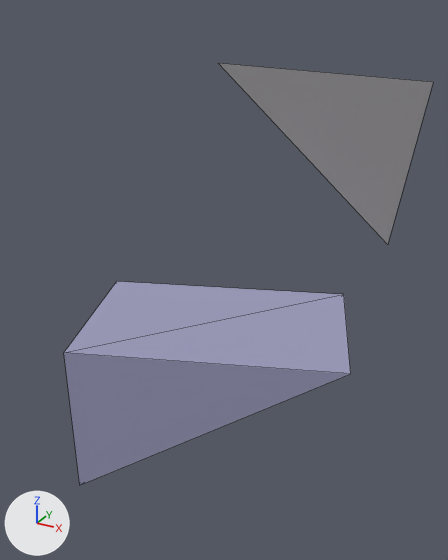
The glTF model assets/tiles/11-SW-17B/lod.glb: old version first, new version second.
The view is the same before and after, from a 50 mm camera at (322.38, -1812.66, 223.87) aimed at (316.72, -1802.37, 218.72). Every picture has the same lights, and +X, +Y and +Z are marked at lower left. The picture after the commit comes second. Mesh edges are drawn as thin lines. Where no turn or scale is listed for an object, it has been applied to the vertices.

The older version as bpy lines, for what is in view:
```python
me_buildings = bpy.data.meshes.new('buildings')
me_buildings.from_pydata(...)  # 8 vertices, 7 faces; spans x -3.95..3.95, y -2.49..3.46, z -4.51..4.51
me_buildings.materials.append(mat_defaultmaterial)
# before: 0 (-2.68, -1.91, -4.51) at pixel (79, 485), 1 (2.63, 0.1, -1.1) at pixel (350, 373), 2 (-2.68, -1.91, -1.1) at pixel (63, 352), 3 (1.35, 3.46, -1.1) at pixel (343, 294), 4 (-3.95, 1.44, -1.1) at pixel (116, 281)
ob_buildings = bpy.data.objects.new('buildings', me_buildings)
ob_buildings.location = (316.99, -1802.77, 218.61)
```
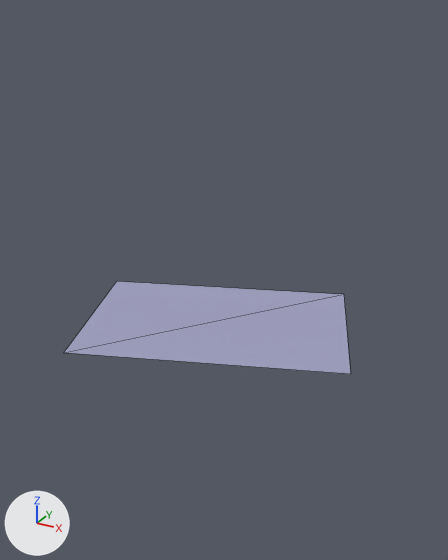
Changed parts and their boxes [x1, y1, x2, y2] in the pictures (448 x 560 px):
'buildings', reshaped (22% narrower, 78% shorter)
    before: [64, 63, 433, 485]
    after: [64, 281, 351, 374]
part 1 of me_buildings, deleted
    before: [219, 63, 433, 244]
part 2 of me_buildings, cut back (blue)
    before: [64, 353, 349, 485]

What the commit changed:
me_buildings is used by ob_buildings; location (316.99, -1802.77, 218.61).
Verts and faces of me_buildings; kept vertices keep their numbers, new ones are numbered from 8.
me_buildings had 8 vertices, 7 faces and spanned x -3.95..3.95, y -2.49..3.46, z -4.51..4.51.
me_buildings now has 4 vertices, 2 faces and spans x -3.95..2.63, y -1.91..3.46, z -1.1.
me_buildings part 1: the loose piece of 3 vertices spanning x 0.63..3.95, y -2.49..-0.45, z 1.79..4.51 is deleted.
Part 2, on me_buildings:
Vertices deleted: 0 (with the faces that use them).
Faces deleted: (1, 3, 2).
New faces: (1, 2, 3).
